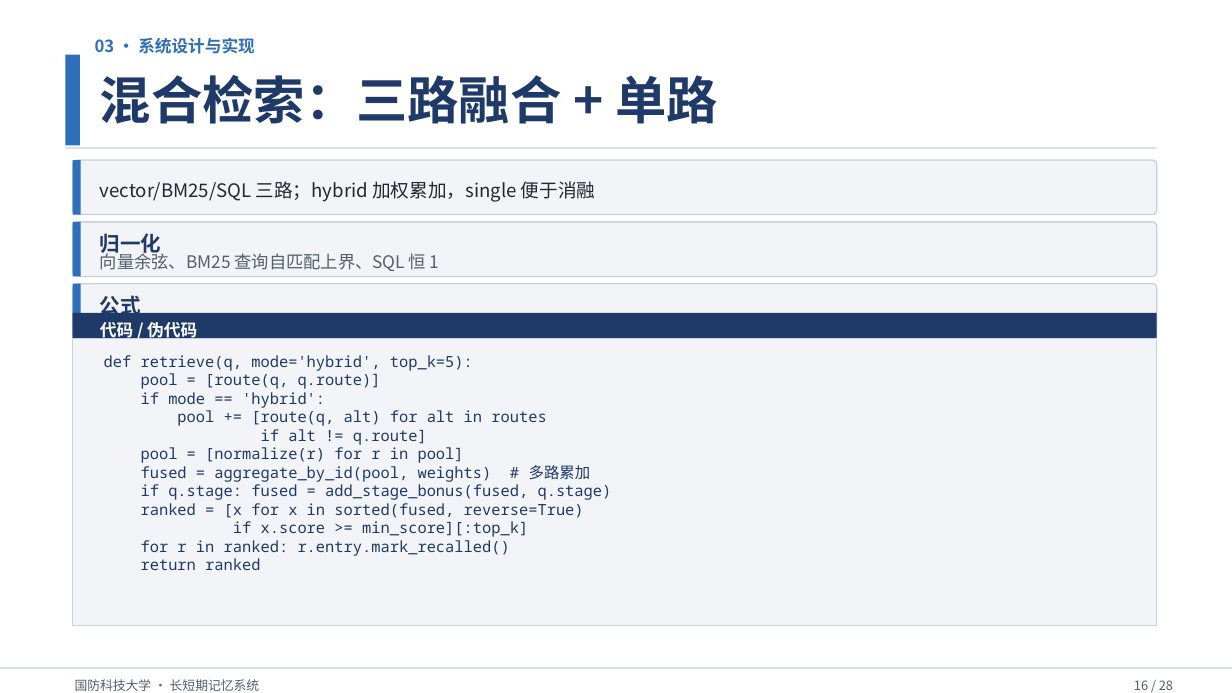
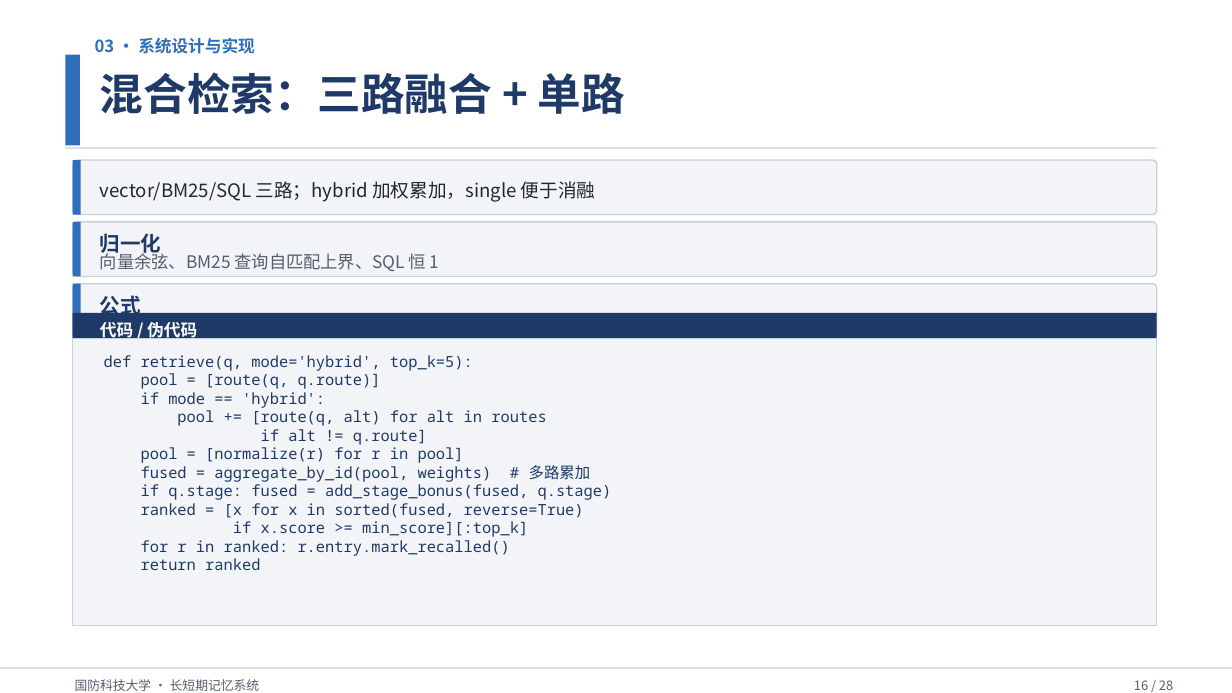
Before and after one commit to Outer-nebula-observer/yz-03, a slide deck: slide 16 of 汇报PPT/最终汇报成果.pptx. Drawn at 1232x693 pixels with LibreOffice and Linux fonts; fonts in the diff are those of the drawing. Boxes give left, top, right and bottom in pixels: in the first picture for what was removed or moved away, otherwise in the second. Text is boxed around its words. In the diff, an @@ line names an element or a change of style, - is before the commit and + after.

```diff
--- a/汇报PPT/最终汇报成果.pptx
+++ b/汇报PPT/最终汇报成果.pptx
@@ text "混合检索：三路融合 + 单路" at box(100, 72, 625, 114): size 40 to 34 pt @@
```
Also in this commit, not shown: 11 other slides changed, 2 other files.
